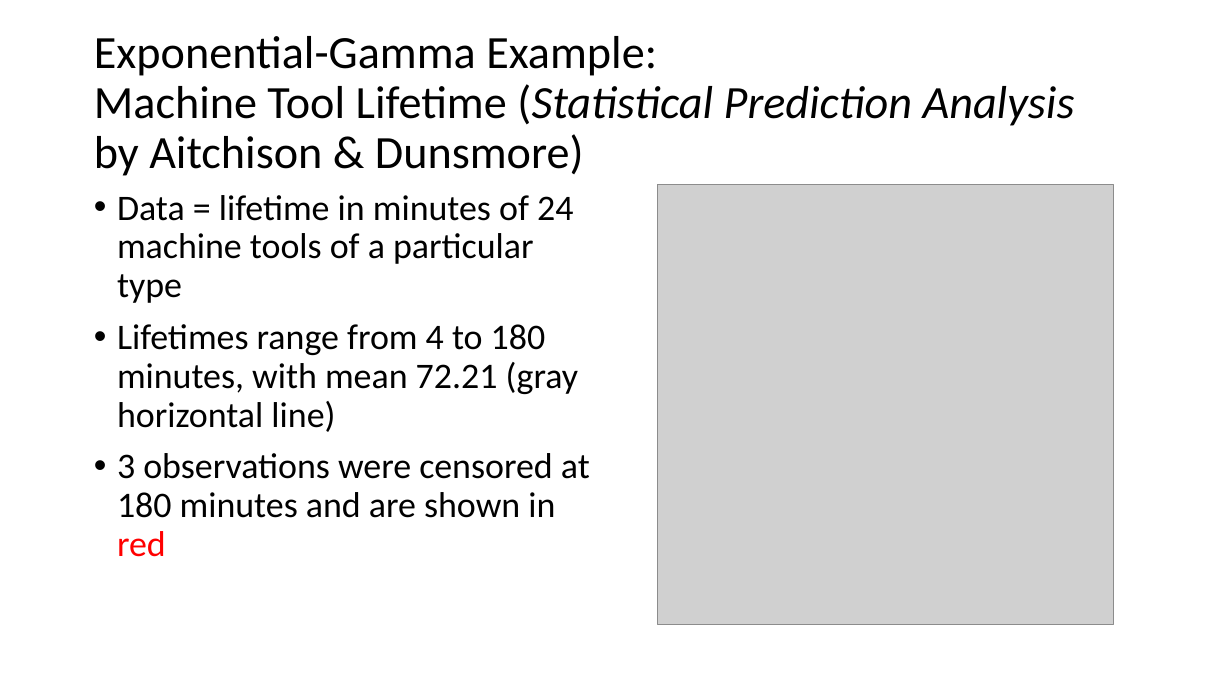
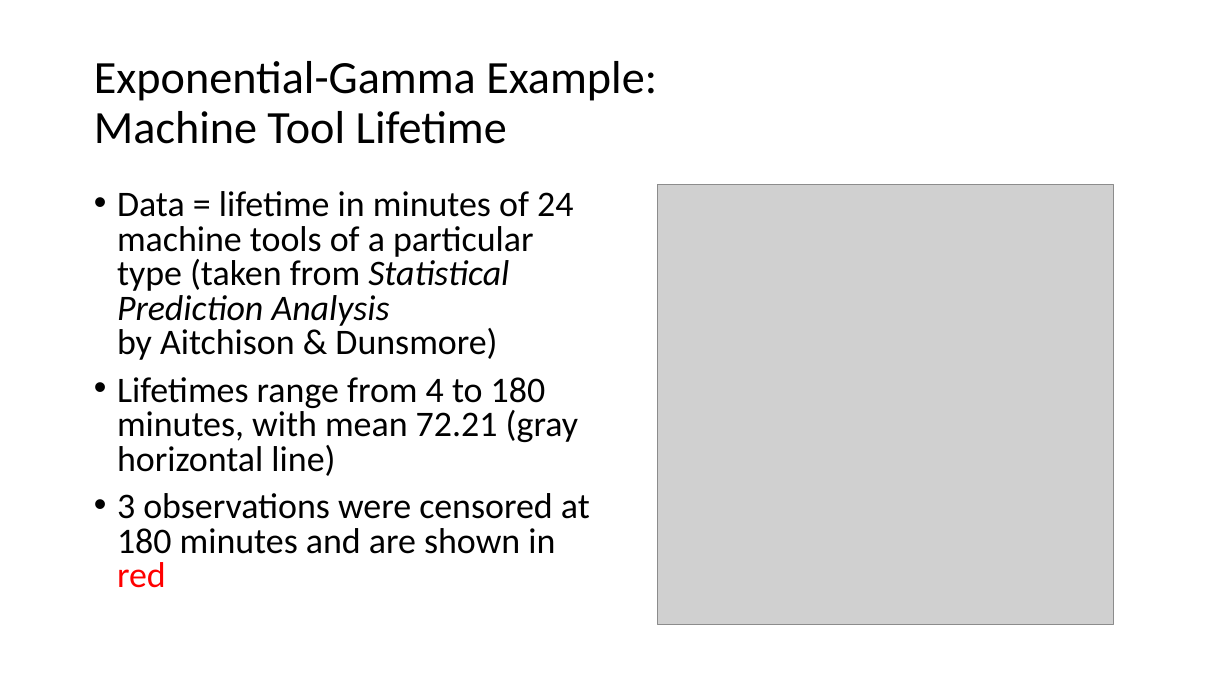
Before and after one commit to vgharris3/predictiveInference, a slide deck: slide 14 of Thesis_Files/ThesisDefense.pptx (slide 15 before the commit). Drawn at 1232x693 pixels with LibreOffice and Linux fonts; fonts in the diff are those of the drawing; grey boxes stand for pictures. Boxes give left, top, right and bottom in pixels: in the first picture for what was removed or moved away, otherwise in the second. Text is boxed around its words. In the diff, an @@ line names an element or a change of style, - is before the commit and + after.

```diff
--- a/Thesis_Files/ThesisDefense.pptx
+++ b/Thesis_Files/ThesisDefense.pptx
@@ title at (94, 61, 657, 144): text changed @@
-Exponential-Gamma Example:
-Machine Tool Lifetime (Statistical Prediction Analysis
-by Aitchison & Dunsmore)
+Exponential-Gamma Example:
+Machine Tool Lifetime
@@ text at (117, 191, 573, 360): text changed @@
-• Data = lifetime in minutes of 24 machine tools of a particular type
+• Data = lifetime in minutes of 24 machine tools of a particular type (taken from Statistical Prediction Analysis
+  by Aitchison & Dunsmore)
@@ text at (117, 377, 590, 588): line spacing 0.9 to 0.8 @@
```
Also in this commit, not shown: 9 other slides changed, 9 slides added, 11 slides removed, 10 other files.
